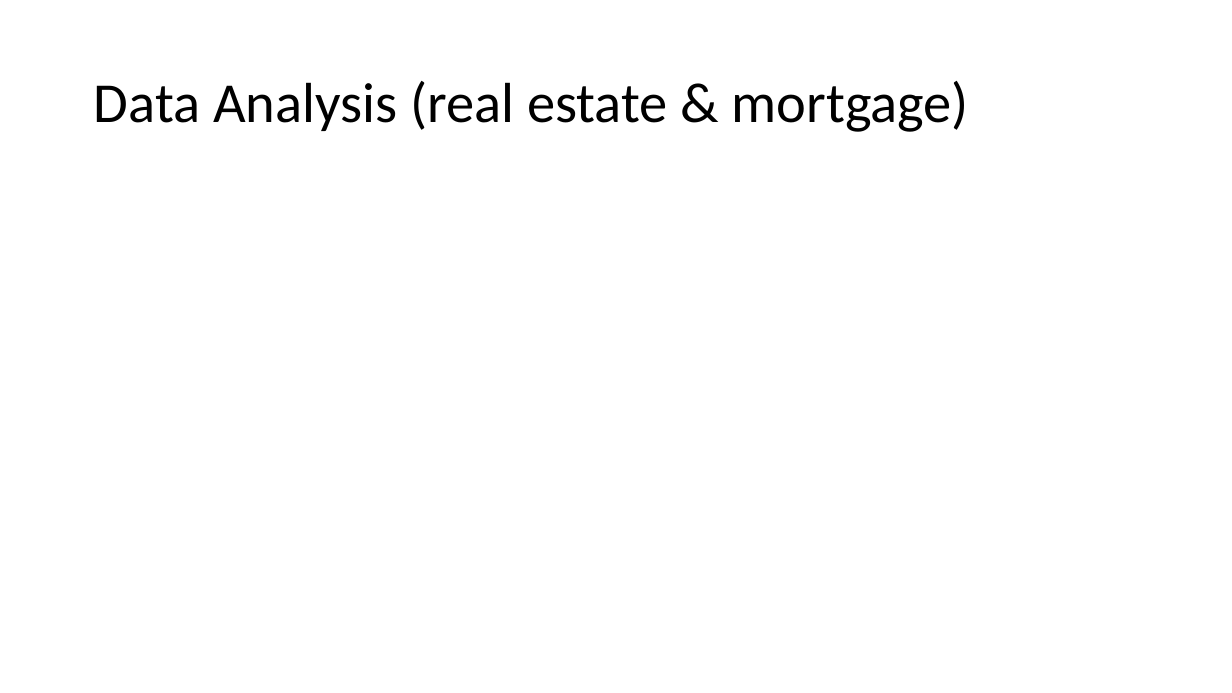
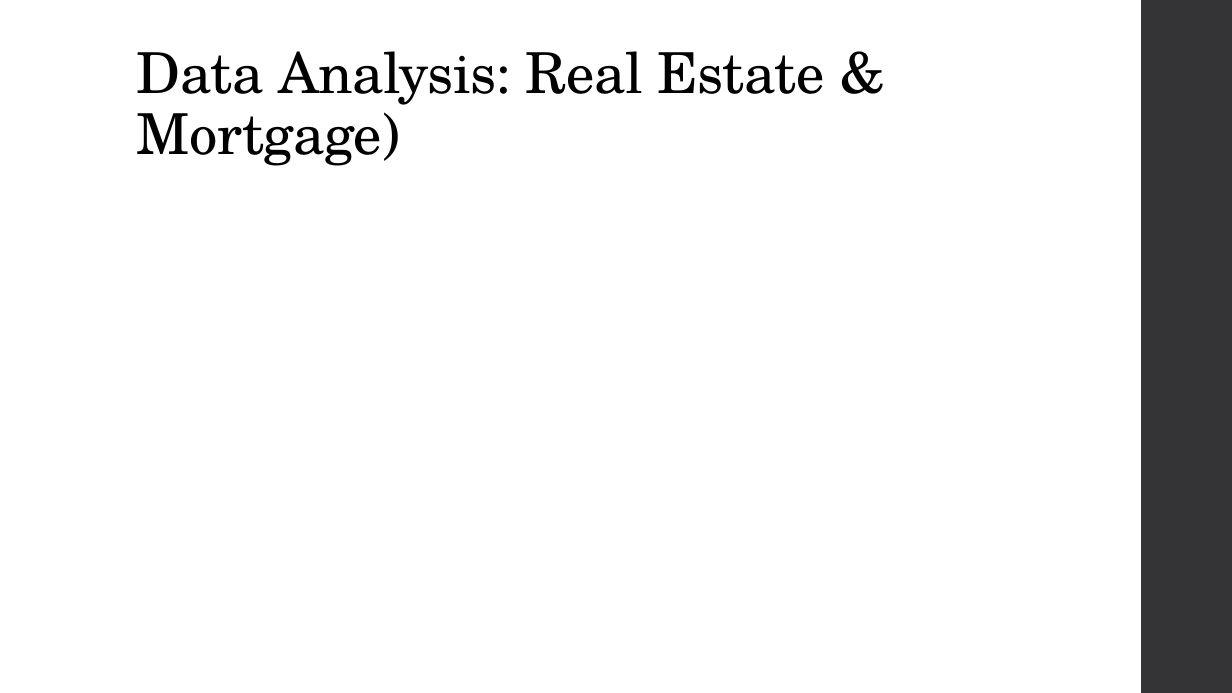
Before and after one commit to priscilla-wong/Project_1, a slide deck: slide 7 of Project_1_Slides.pptx. Drawn at 1232x693 pixels with LibreOffice and Linux fonts; fonts in the diff are those of the drawing. Boxes give left, top, right and bottom in pixels: in the first picture for what was removed or moved away, otherwise in the second. Text is boxed around its words. In the diff, an @@ line names an element or a change of style, - is before the commit and + after.

```diff
--- a/Project_1_Slides.pptx
+++ b/Project_1_Slides.pptx
@@ rectangle added at [1141,0,1232,693], fill #353537 @@
@@ title "Data Analysis: Real Estate & ..." at [137,51,824,166]: vertical alignment middle to bottom @@
@@ title at [137,51,824,166]: text changed; font Calibri to TeX Gyre Schola @@
-Data Analysis (real estate & mortgage)
+Data Analysis: Real Estate & Mortgage)
```
Also in this commit, not shown: 10 other slides changed, 2 other files.
